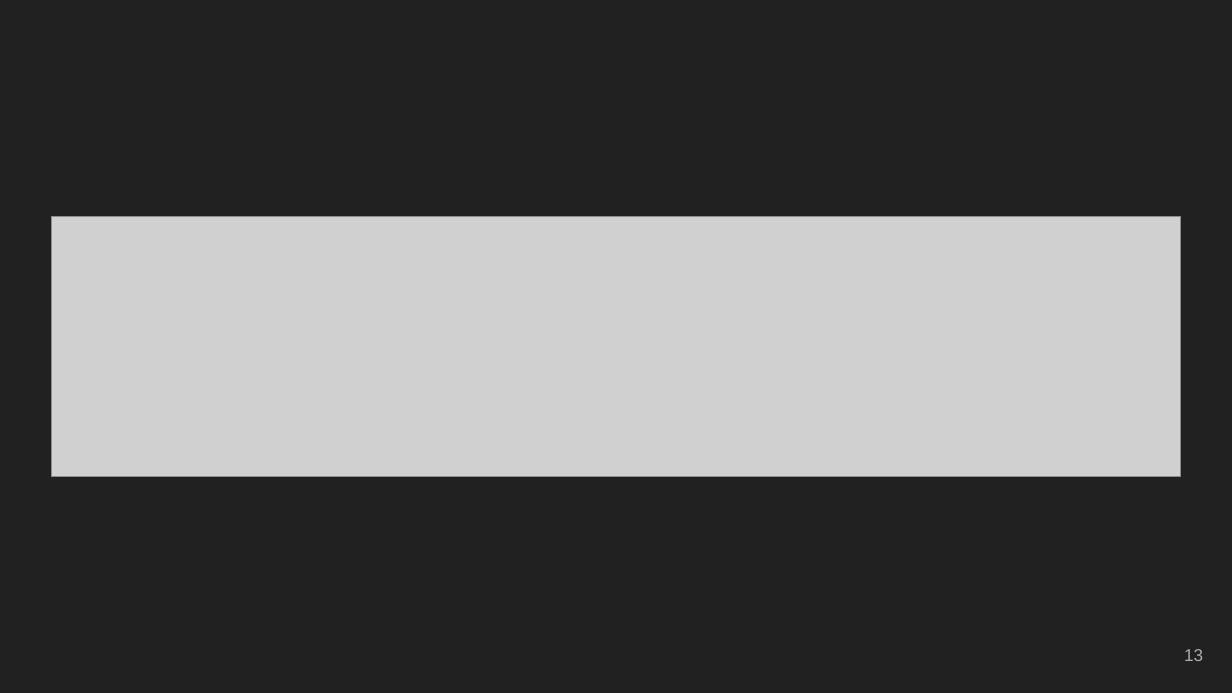
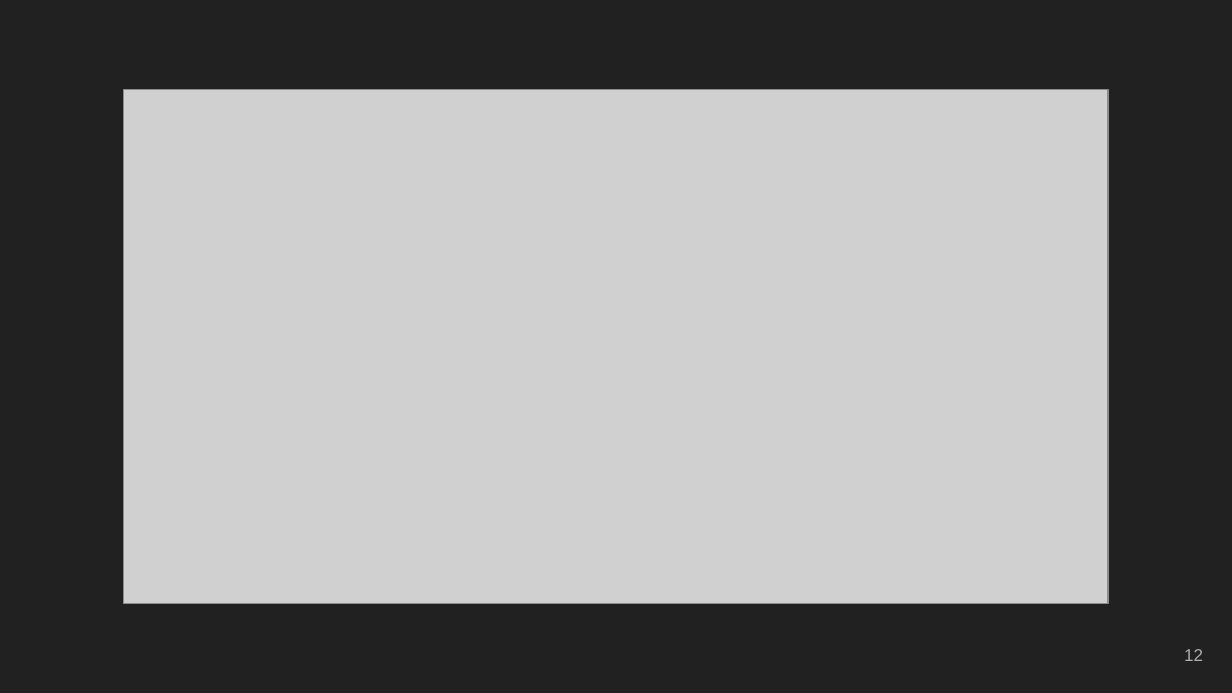
Before and after one commit to mastrakov/speeches, a slide deck: slide 12 of production ready code.pptx (slide 13 before the commit). Drawn at 1232x693 pixels with LibreOffice and Linux fonts; fonts in the diff are those of the drawing; grey boxes stand for pictures; background and template pictures are left out. Boxes give left, top, right and bottom in pixels: in the first picture for what was removed or moved away, otherwise in the second. Text is boxed around its words. In the diff, an @@ line names an element or a change of style, - is before the commit and + after.

```diff
--- a/production ready code.pptx
+++ b/production ready code.pptx
@@ picture added at [124, 89, 1109, 604] @@
@@ picture removed at [52, 217, 1181, 477] @@
@@ page number at [1184, 649, 1203, 661]: text changed @@
-13
+12
```
Also in this commit, not shown: 6 other slides changed, 2 slides added, 2 slides removed.
